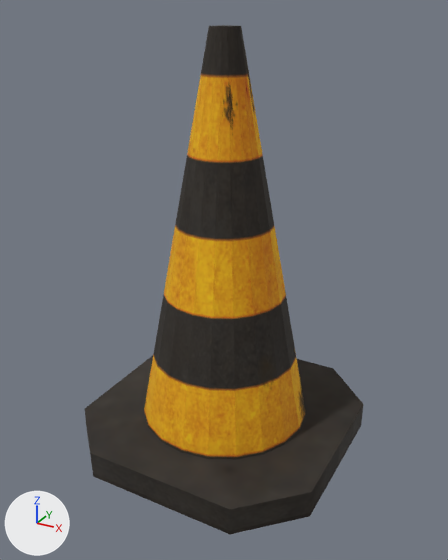
Two versions of the FBX model Assets/Props/models/ConeSmall.fbx, one commit apart.
The view is the same before and after, from a camera (50 mm lens) standing at (0.0499, -0.0901, 0.0746) and looking at (0.0013, -0.0018, 0.0304). The lights are fixed; the arrows at lower left show +X, +Y and +Z. Where no turn or scale is listed for an object, it has been applied to the vertices.

The first picture shows 'smallcone'.
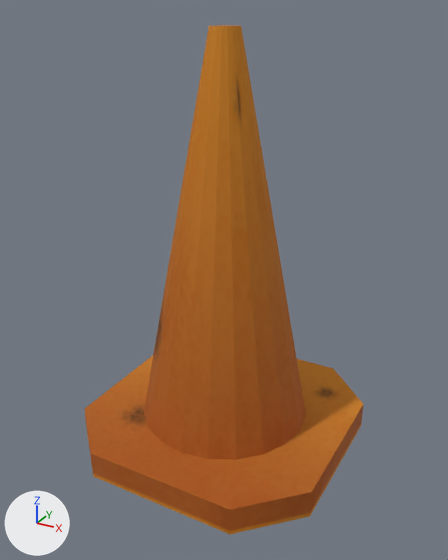
Location of each change, (x1, y1, x2, y2) in pixels of the pictures (448 x 560 px):
'smallcone', surface changed
    both: (85, 25, 363, 534)
part 1 of me_mesh, surface changed (black to brown)
    both: (85, 25, 363, 509)

The change, as a diff of the scene's bpy script:
```diff
--- a/Assets/Props/models/ConeSmall.fbx.py
+++ b/Assets/Props/models/ConeSmall.fbx.py
@@ img_conesmall_png @@
+img_conesmall_png = load_image('ConeSmall.png', '../Materials/ConeSmall.png', 128, 128, 'sRGB')
@@ mat_smallcone1 @@
 mat_smallcone1 = principled_material('smallcone1')
-mat_smallcone1.texture = img_conelarge_png
+mat_smallcone1.texture = img_conesmall_png
 mat_smallcone1.roughness = 0.881
@@ me_mesh @@
 me_mesh.from_pydata(...)  # 120 vertices, 102 faces; spans x -0.0238..0.0238, y -0.0238..0.0238, z -0.004..0.0708
 # used by ob_smallcone; location = (0.0006, -0.0001, 0.0012)
+# me_mesh part 1: texture (UV) coordinates of 41 of 102 faces, centred in x -0.0197..0.0197, y -0.0197..0.0197, z -0.004..0.0708, changed; they spanned u 0.44..0.56, v 0.55..0.67 and now span u 0.0..1.0, v 0.0..1.0
 me_mesh.materials.append(mat_smallcone1)
```
